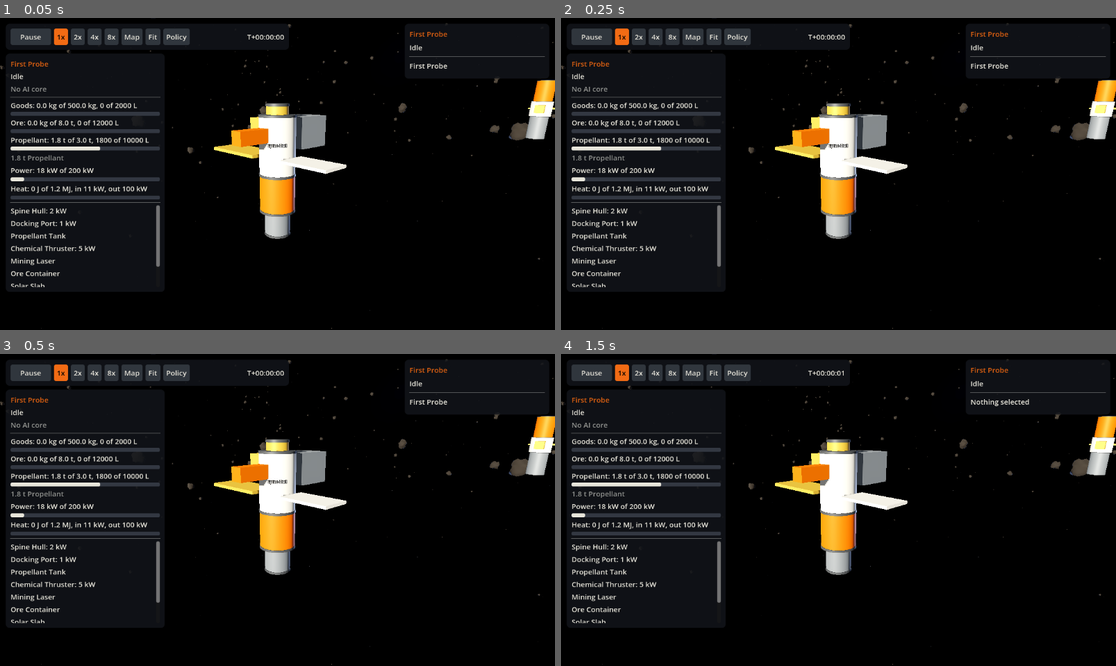
Above: before the commit, frames 1-4 (two rows, left to right).
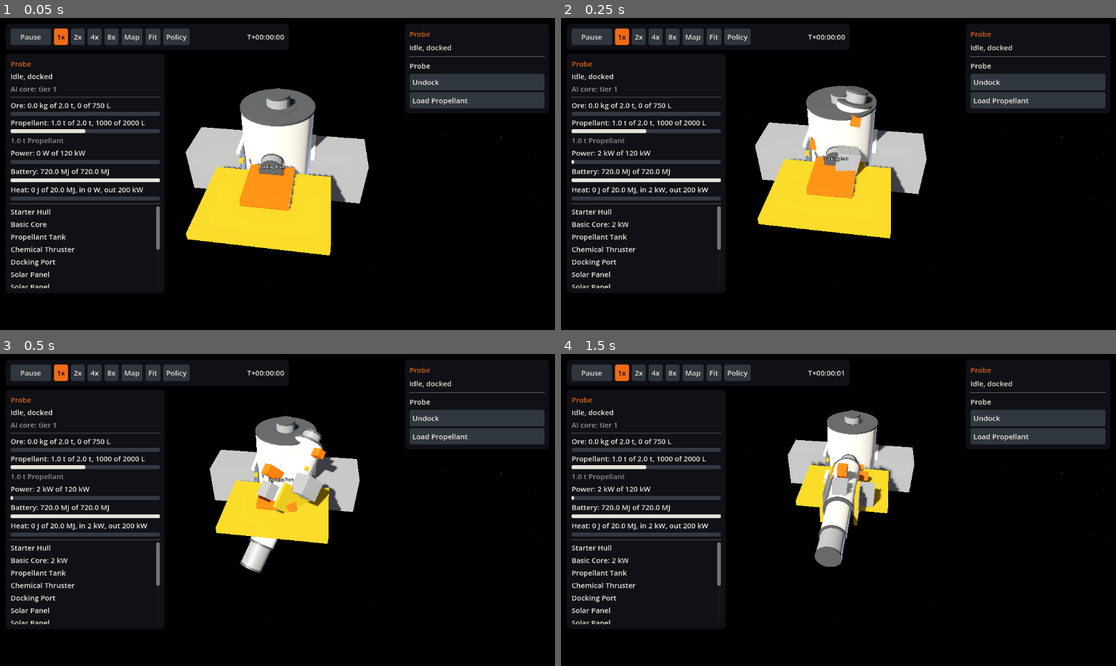
Above: after the commit, the same moments.

Repository: Tunje/spacejunk
Game: Godot game, scene res://client/main.tscn
Two runs of this game, one before a commit and one after it. Both use one fixed random seed, a clock stepped at 60 frames per second and the inputs below.
Inputs (mouse positions are in pixels of both pictures, inside the frame that each line leads up to):
- Up to frame 1 (0.05 s): no input
- Up to frame 2 (0.25 s): no input
- Up to frame 3 (0.5 s): no input
- Up to frame 4 (1.5 s): click (1038, 419) at 0.5 s, where only the run after the commit has a clickable "Undock"; click (1038, 453) at 1.25 s, where only the run after the commit has a clickable "Stop"

The runs differ from the first frame. In frame 1, 19% of the frame differs, in the area x 0-100%, y 1-100%; in frame 2, 18%; in frame 3, 16%; in frame 4, 14%.

Commit message:
Swap the game to the real Sim
The reference scenario is now the default, with the stub behind --scenario=stub
and StubScene for tests. The panel gains Unload and Load Propellant, docking
picks a free port, and a test flies the whole loop through the panel.

Co-Authored-By: Claude Opus 5.5 <noreply@anthropic.com>

Diff:
--- a/client/debug/frame_probe.gd
+++ b/client/debug/frame_probe.gd
@@ -73,6 +73,8 @@
 	var unit: Dictionary = view["units"][unit_id]
 	if unit["op"]["type"] != "idle":
 		return {}
+	if not unit["dock"].is_empty():
+		return { "type": "undock", "unit": unit_id, "args": {} }
 	var here: int = unit["at_target"]
 	if view["bodies"].has(here):
 		var ids: Array = view["deposits"].keys()
--- a/client/main.gd
+++ b/client/main.gd
@@ -1,11 +1,10 @@
 extends Node3D
 ## Client root: starts the backend and wires the bridge to the view and overlay.
 
-const SCENARIO := "stub"
+const SCENARIO := "reference"
 const SEED_VALUE := 1
 
-## Any scenario other than the stub's runs on the real Sim. The game defaults to
-## the stub until the kernel has movement.
+## The stub stays reachable for tests and tools, with `--scenario=stub` after `--`.
 @export var scenario := SCENARIO
 
 @onready var bridge: SimBridge = $Bridge
--- a/client/ui/order_list.gd
+++ b/client/ui/order_list.gd
@@ -3,6 +3,7 @@
 ## Whether each one is currently valid is left to Sim.check.
 
 const SHOWN_KIND_ASTEROID := "asteroid"
+const PROPELLANT_CLASS := "propellant"
 
 
 static func build(view: Dictionary, modules: Dictionary, items: Dictionary, commanded: int,
@@ -16,15 +17,34 @@
 			_add_asteroid_orders(orders, view, modules, items, commanded, selected_id)
 	elif selected_kind == "unit" and selected_id != commanded and view["units"].has(selected_id):
 		_add(orders, "Move to", commanded, "move_to", { "target": selected_id })
-		var port := _part_with_dock(unit["parts"], modules)
-		var target_port := _part_with_dock(view["units"][selected_id]["parts"], modules)
+		var used := OrderList.ports_in_use(view)
+		var port := OrderList.free_port(unit["parts"], modules, used)
+		var target_port := OrderList.free_port(view["units"][selected_id]["parts"], modules, used)
 		if port != 0 and target_port != 0:
 			_add(orders, "Dock", commanded, "dock", { "port": port, "target_port": target_port })
 	if not unit["dock"].is_empty():
 		_add(orders, "Undock", commanded, "undock", {})
+		_add_transfer_orders(orders, view, items, commanded)
 	if unit["op"]["type"] != "idle":
 		_add(orders, "Stop", commanded, "stop", {})
 	return orders
+
+
+## Unload everything aboard except propellant, and refill from the host what
+## this unit has room for. Amounts are left out, which moves all that fits.
+static func _add_transfer_orders(orders: Array[Dictionary], view: Dictionary, items: Dictionary, commanded: int) -> void:
+	var unit: Dictionary = view["units"][commanded]
+	var host_id: int = unit["dock"]["target_unit"]
+	var held: Array = unit["inventory"].keys()
+	held.sort()
+	for item: String in held:
+		if unit["inventory"][item] > 0 and items[item]["cargo_class"] != PROPELLANT_CLASS:
+			_add(orders, "Unload %s" % items[item]["name"], commanded, "unload_cargo", { "to": host_id, "item": item })
+	var stock: Array = view["units"][host_id]["inventory"].keys()
+	stock.sort()
+	for item: String in stock:
+		if items.has(item) and items[item]["cargo_class"] == PROPELLANT_CLASS:
+			_add(orders, "Load %s" % items[item]["name"], commanded, "load_cargo", { "from": host_id, "item": item })
 
 
 static func _add_asteroid_orders(orders: Array[Dictionary], view: Dictionary, modules: Dictionary,
@@ -59,11 +79,22 @@
 	return 0
 
 
-static func _part_with_dock(part: Dictionary, modules: Dictionary) -> int:
-	if not CraftLayout.dock_connector(modules[part["def"]]).is_empty():
+static func ports_in_use(view: Dictionary) -> Array[int]:
+	var used: Array[int] = []
+	for id: int in view["units"]:
+		var dock: Dictionary = view["units"][id]["dock"]
+		if not dock.is_empty():
+			used.append(dock["port"])
+			used.append(dock["target_port"])
+	return used
+
+
+## The first docking part in a tree that nothing is using.
+static func free_port(part: Dictionary, modules: Dictionary, used: Array[int]) -> int:
+	if not CraftLayout.dock_connector(modules[part["def"]]).is_empty() and not used.has(part["id"]):
 		return part["id"]
 	for child: Dictionary in part["children"]:
-		var found := _part_with_dock(child, modules)
+		var found := OrderList.free_port(child, modules, used)
 		if found != 0:
 			return found
 	return 0
--- a/client/ui/order_text.gd
+++ b/client/ui/order_text.gd
@@ -39,6 +39,7 @@
 	"port_busy": "Docking port is busy",
 	"root_part": "The root part cannot be removed",
 	"tier_too_low": "AI core tier is too low",
+	"too_hard": "Too hard for this laser",
 	"unknown_deposit": "Deposit not found",
 	"malformed_command": "Invalid order",
 	"unknown_command": "Not available yet",
@@ -103,6 +104,9 @@
 			return "%s: %s" % [unit_name, reason(data["reason"], data.get("detail", {}))]
 		"mining_stopped":
 			return "%s: mining stopped. %s" % [unit_name, reason(data["reason"])]
+		"transfer_done":
+			var moved: String = items.get(data["item"], {}).get("name", data["item"])
+			return "%s: moved %s of %s" % [unit_name, tonnes(data["grams"]), moved]
 		"arrived":
 			return "%s arrived" % unit_name
 		"docked":
--- a/client/view/feedback.gd
+++ b/client/view/feedback.gd
@@ -26,7 +26,12 @@
 
 ## The part an operation is using, which pulses while it runs. 0 means none.
 static func working_part(unit: Dictionary) -> int:
-	return unit["op"]["part"] if PULSING_OPS.has(unit["op"]["type"]) else 0
+	var op: Dictionary = unit["op"]
+	if not PULSING_OPS.has(op["type"]):
+		return 0
+	if op["part"] != 0:
+		return op["part"]
+	return op.get("port", unit.get("dock", {}).get("port", 0))
 
 
 ## Loop heat from 0 to 1, for radiator glow.
--- /dev/null
+++ b/tests/client/stub_scene.gd
@@ -0,0 +1,9 @@
+class_name StubScene extends RefCounted
+## The client scene on the stub, for tests that need scripted data rather than
+## the real reference scenario.
+
+
+static func build() -> Node:
+	var main: Node = load("res://client/main.tscn").instantiate()
+	main.scenario = StubSim.SCENARIO_ID
+	return main
--- a/tests/client/test_feedback.gd
+++ b/tests/client/test_feedback.gd
@@ -10,7 +10,7 @@
 
 
 func before_each() -> void:
-	main = add_child_autofree(load("res://client/main.tscn").instantiate())
+	main = add_child_autofree(StubScene.build())
 	bridge = main.get_node("Bridge")
 	bridge.set_paused(true)
 	view = main.get_node("LocalView")
--- a/tests/client/test_fitting.gd
+++ b/tests/client/test_fitting.gd
@@ -9,7 +9,7 @@
 
 
 func before_each() -> void:
-	main = add_child_autofree(load("res://client/main.tscn").instantiate())
+	main = add_child_autofree(StubScene.build())
 	bridge = main.get_node("Bridge")
 	bridge.set_paused(true)
 	view = main.get_node("LocalView")
--- a/tests/client/test_frame_probe.gd
+++ b/tests/client/test_frame_probe.gd
@@ -108,7 +108,7 @@
 
 
 func test_craft_sharing_a_stop_spread_on_screen_but_not_in_the_sim() -> void:
-	var main: Node = add_child_autofree(load("res://client/main.tscn").instantiate())
+	var main: Node = add_child_autofree(StubScene.build())
 	var bridge: SimBridge = main.get_node("Bridge")
 	bridge.set_paused(true)
 	var sim := StubSim.new_game("stub_load", 1)
@@ -133,7 +133,7 @@
 
 
 func test_a_docked_ship_does_not_push_its_station_aside() -> void:
-	var main: Node = add_child_autofree(load("res://client/main.tscn").instantiate())
+	var main: Node = add_child_autofree(StubScene.build())
 	var bridge: SimBridge = main.get_node("Bridge")
 	bridge.set_paused(true)
 	var local: LocalView = main.get_node("LocalView")
@@ -151,7 +151,7 @@
 
 
 func test_a_lone_craft_sits_exactly_on_its_sim_position() -> void:
-	var main: Node = add_child_autofree(load("res://client/main.tscn").instantiate())
+	var main: Node = add_child_autofree(StubScene.build())
 	main.get_node("Bridge").set_paused(true)
 	var local: LocalView = main.get_node("LocalView")
 	local.refresh(0.016)
@@ -160,7 +160,7 @@
 
 func _order_view() -> Dictionary:
 	return {
-		"units": { 1: { "op": { "type": "idle" }, "at_target": 0 } },
+		"units": { 1: { "op": { "type": "idle" }, "at_target": 0, "dock": {} } },
 		"bodies": { 5: { "scanned": false }, 6: { "scanned": false } },
 		"deposits": {},
 	}
@@ -200,7 +200,7 @@
 
 
 func test_load_runs_in_the_scene_with_every_ship_busy() -> void:
-	var main: Node = add_child_autofree(load("res://client/main.tscn").instantiate())
+	var main: Node = add_child_autofree(StubScene.build())
 	var bridge: SimBridge = main.get_node("Bridge")
 	bridge.set_paused(true)
 	bridge.start(StubSim.new_game("stub_load", 1))
--- a/tests/client/test_inspection_panel.gd
+++ b/tests/client/test_inspection_panel.gd
@@ -9,7 +9,7 @@
 
 
 func before_each() -> void:
-	main = add_child_autofree(load("res://client/main.tscn").instantiate())
+	main = add_child_autofree(StubScene.build())
 	bridge = main.get_node("Bridge")
 	bridge.set_paused(true)
 	view = main.get_node("LocalView")
--- a/tests/client/test_local_view.gd
+++ b/tests/client/test_local_view.gd
@@ -11,7 +11,7 @@
 
 
 func before_each() -> void:
-	main = add_child_autofree(load("res://client/main.tscn").instantiate())
+	main = add_child_autofree(StubScene.build())
 	bridge = main.get_node("Bridge")
 	bridge.set_paused(true)
 	view = main.get_node("LocalView")
--- /dev/null
+++ b/tests/client/test_real_flight.gd
@@ -0,0 +1,161 @@
+extends GutTest
+## Flies the whole loop on the real Sim through the real order panel, the way
+## the owner will: undock, fly, scan, mine, return, dock, unload, refuel.
+
+const MAX_FRAMES := 4000
+
+var main: Node
+var bridge: SimBridge
+var view: LocalView
+var panel: OrderPanel
+var ship: int
+var station: int
+var rock: int
+
+
+func before_each() -> void:
+	main = load("res://client/main.tscn").instantiate()
+	add_child_autofree(main)
+	bridge = main.get_node("Bridge")
+	bridge.set_paused(true)
+	bridge.set_speed(8)
+	view = main.get_node("LocalView")
+	panel = main.order_panel
+	var state := bridge.current_view
+	for id: int in state["units"]:
+		if state["units"][id]["kind"] == "ship":
+			ship = id
+		else:
+			station = id
+	for id: int in state["bodies"]:
+		if state["bodies"][id]["name"] == "Red Rock":
+			rock = id
+
+
+func _unit() -> Dictionary:
+	return bridge.current_view["units"][ship]
+
+
+## Runs until the ship has been busy and is idle again, and returns the ticks taken.
+func _run_order() -> int:
+	var started: int = bridge.current_view["tick"]
+	bridge.set_paused(false)
+	var frames := 0
+	bridge.advance(0.1)
+	while _unit()["op"]["type"] != "idle" and frames < MAX_FRAMES:
+		bridge.advance(0.1)
+		frames += 1
+	bridge.set_paused(true)
+	view.refresh(0.016)
+	panel.refresh()
+	return bridge.current_view["tick"] - started
+
+
+func _run_ticks(ticks: int) -> void:
+	bridge.set_paused(false)
+	for i in range(ceili(ticks / 8.0)):
+		bridge.advance(0.1)
+	bridge.set_paused(true)
+	view.refresh(0.016)
+	panel.refresh()
+
+
+func _press_mine() -> bool:
+	for key: String in panel._buttons:
+		if key.begins_with("Mine ") and not panel._buttons[key].disabled:
+			return panel.press(key)
+	return false
+
+
+func _press_first(prefix: String) -> bool:
+	for key: String in panel._buttons:
+		if key.begins_with(prefix) and not panel._buttons[key].disabled:
+			return panel.press(key)
+	return false
+
+
+func _fly_to_rock() -> int:
+	assert_true(panel.press("Undock"), "undock")
+	_run_order()
+	view.select("body", rock, 0)
+	assert_true(panel.press("Move to"), "move to rock")
+	return _run_order()
+
+
+func test_the_default_game_is_the_real_sim() -> void:
+	assert_true(bridge.sim is Sim)
+
+
+func test_the_whole_loop_on_the_real_sim() -> void:
+	var move_ticks := _fly_to_rock()
+	assert_eq(_unit()["at_target"], rock)
+	assert_true(panel.press("Scan"), "scan")
+	var scan_ticks := _run_order()
+	assert_true(bridge.current_view["bodies"][rock]["scanned"])
+	view.select("body", rock, 0)
+	assert_true(_press_mine(), "mine")
+	_run_ticks(160)
+	assert_eq(_unit()["op"]["type"], "mining")
+	var ore := InspectText.inventory(_unit()["inventory"], bridge.defs()["items"])
+	assert_string_contains(ore, "Ore")
+	assert_true(panel.press("Stop"), "stop")
+	_run_ticks(8)
+	view.select("unit", station, 0)
+	assert_true(panel.press("Move to"), "return")
+	_run_order()
+	assert_true(panel.press("Dock"), "dock")
+	var dock_ticks := _run_order()
+	assert_false(_unit()["dock"].is_empty())
+	assert_true(_press_first("Unload "), "unload")
+	var unload_ticks := _run_order()
+	assert_eq(bridge.current_view["units"][ship]["cargo"]["ore"]["used_g"], 0)
+	assert_true(_press_first("Load "), "refuel")
+	_run_order()
+	print("REAL_TIMINGS move=%d scan=%d dock=%d unload=%d" % [move_ticks, scan_ticks, dock_ticks, unload_ticks])
+
+
+func test_feedback_runs_from_the_real_view() -> void:
+	_fly_to_rock()
+	assert_true(panel.press("Scan"), "scan")
+	_run_ticks(16)
+	assert_true(view.beams[ship].visible, "scan beam")
+	_run_order()
+	view.select("body", rock, 0)
+	assert_true(_press_mine(), "mine")
+	_run_ticks(16)
+	assert_true(view.beams[ship].visible, "mining beam")
+
+
+func test_plume_shows_on_a_real_trip() -> void:
+	assert_true(panel.press("Undock"), "undock")
+	_run_order()
+	view.select("body", rock, 0)
+	assert_true(panel.press("Move to"), "move")
+	_run_ticks(16)
+	assert_true(view.crafts[ship].is_thrust_shown())
+
+
+func test_a_docking_part_pulses_through_op_port() -> void:
+	assert_true(panel.press("Undock"), "undock")
+	_run_ticks(4)
+	assert_gt(Feedback.working_part(_unit()), 0)
+
+
+func test_docking_takes_a_free_port_while_one_is_taken() -> void:
+	var state: Dictionary = bridge.current_view
+	var modules: Dictionary = bridge.defs()["modules"]
+	var used := OrderList.ports_in_use(state)
+	assert_true(used.has(state["units"][ship]["dock"]["target_port"]))
+	var free := OrderList.free_port(state["units"][station]["parts"], modules, used)
+	assert_gt(free, 0)
+	assert_ne(free, state["units"][ship]["dock"]["target_port"])
+
+
+func test_frame_probe_orders_work_on_the_real_sim() -> void:
+	var order := FrameProbe.next_order(bridge.current_view, ship, 0, [rock])
+	assert_eq(order["type"], "undock")
+	assert_true(bridge.check(order)["ok"])
+
+
+func test_too_hard_reads_cleanly() -> void:
+	assert_eq(OrderText.reason("too_hard"), "Too hard for this laser")
--- a/tests/client/test_space_scene.gd
+++ b/tests/client/test_space_scene.gd
@@ -107,7 +107,7 @@
 
 
 func test_field_follows_the_focus_in_the_scene() -> void:
-	var main: Node = add_child_autofree(load("res://client/main.tscn").instantiate())
+	var main: Node = add_child_autofree(StubScene.build())
 	var local: LocalView = main.get_node("LocalView")
 	var bridge: SimBridge = main.get_node("Bridge")
 	bridge.set_paused(true)
@@ -119,7 +119,7 @@
 
 
 func test_shadow_range_follows_the_camera() -> void:
-	var main: Node = add_child_autofree(load("res://client/main.tscn").instantiate())
+	var main: Node = add_child_autofree(StubScene.build())
 	var local: LocalView = main.get_node("LocalView")
 	main.get_node("Bridge").set_paused(true)
 	local.camera.distance_m = 40.0
--- a/tests/client/test_standing_orders.gd
+++ b/tests/client/test_standing_orders.gd
@@ -75,7 +75,7 @@
 
 
 func test_scene_toggles_with_the_key_and_closes_with_escape() -> void:
-	var main: Node = add_child_autofree(load("res://client/main.tscn").instantiate())
+	var main: Node = add_child_autofree(StubScene.build())
 	main.get_node("Bridge").set_paused(true)
 	var screen: StandingOrdersScreen = main.standing_orders
 	assert_false(screen.visible)
@@ -90,7 +90,7 @@
 
 
 func test_escape_closes_the_screen_before_the_map() -> void:
-	var main: Node = add_child_autofree(load("res://client/main.tscn").instantiate())
+	var main: Node = add_child_autofree(StubScene.build())
 	main.get_node("Bridge").set_paused(true)
 	main.toggle_map()
 	main.standing_orders.toggle()
@@ -103,7 +103,7 @@
 
 
 func test_screen_never_touches_the_simulation() -> void:
-	var main: Node = add_child_autofree(load("res://client/main.tscn").instantiate())
+	var main: Node = add_child_autofree(StubScene.build())
 	var bridge: SimBridge = main.get_node("Bridge")
 	bridge.set_paused(true)
 	var before: String = bridge.sim.state_hash()
--- a/tests/client/test_system_map.gd
+++ b/tests/client/test_system_map.gd
@@ -11,7 +11,7 @@
 
 
 func before_each() -> void:
-	main = add_child_autofree(load("res://client/main.tscn").instantiate())
+	main = add_child_autofree(StubScene.build())
 	bridge = main.get_node("Bridge")
 	bridge.set_paused(true)
 	view = main.get_node("LocalView")
Not shown, added: tests/client/stub_scene.gd.uid
Not shown, added: tests/client/test_real_flight.gd.uid
Not shown, changed: tools/frametime.ps1
